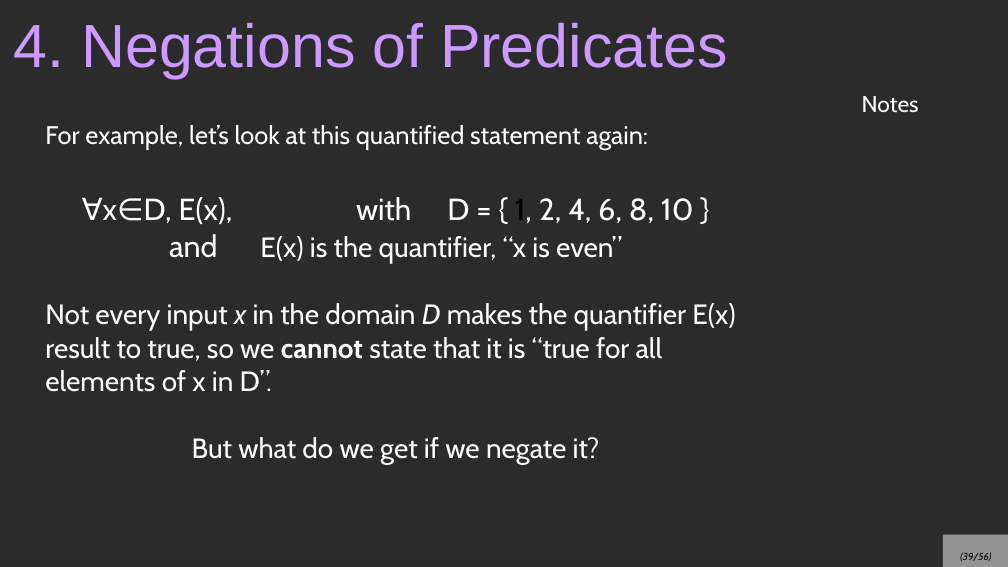
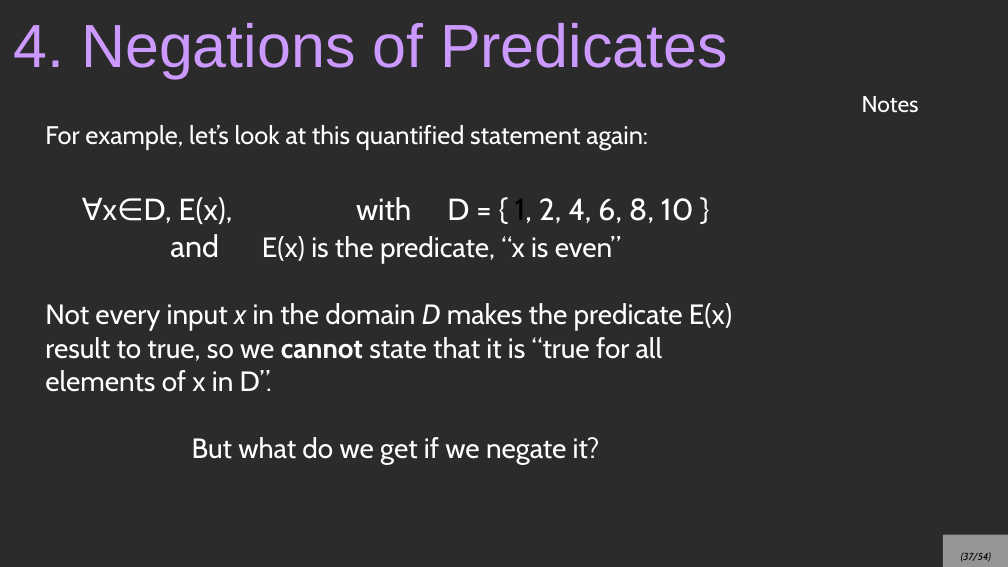
Before and after one commit to nguyenchithien/CS210-Discrete-Structures, a slide deck: slide 37 of Lectures/4_Predicates.odp (slide 39 before the commit). Drawn at 1008x567 pixels with LibreOffice and Linux fonts; fonts in the diff are those of the drawing; background and template pictures are left out; a plain dark background stands for a picture behind light text. Boxes give left, top, right and bottom in pixels: in the first picture for what was removed or moved away, otherwise in the second. Text is boxed around its words. In the diff, an @@ line names an element or a change of style, - is before the commit and + after.

Commit message:
Lecture 1.5

```diff
--- a/Lectures/4_Predicates.odp
+++ b/Lectures/4_Predicates.odp
@@ text at bbox=[45, 197, 732, 392]: text changed @@
-∀x∈D, E(x), with D = { 1, 2, 4, 6, 8, 10 }
-and E(x) is the quantifier, “x is even”
-Not every input x in the domain D makes the quantifier E(x) result to true, so we cannot state that it is “true for all elements of x in D”.
+∀x∈D, E(x), with D = { 1, 2, 4, 6, 8, 10 }
+and E(x) is the predicate, “x is even”
+Not every input x in the domain D makes the predicate E(x) result to true, so we cannot state that it is “true for all elements of x in D”.
@@ page number at bbox=[961, 552, 991, 561]: text changed @@
-(39/56)
+(37/54)
```
Also in this commit, not shown: 14 other slides changed, 2 slides removed, 3 other files.
